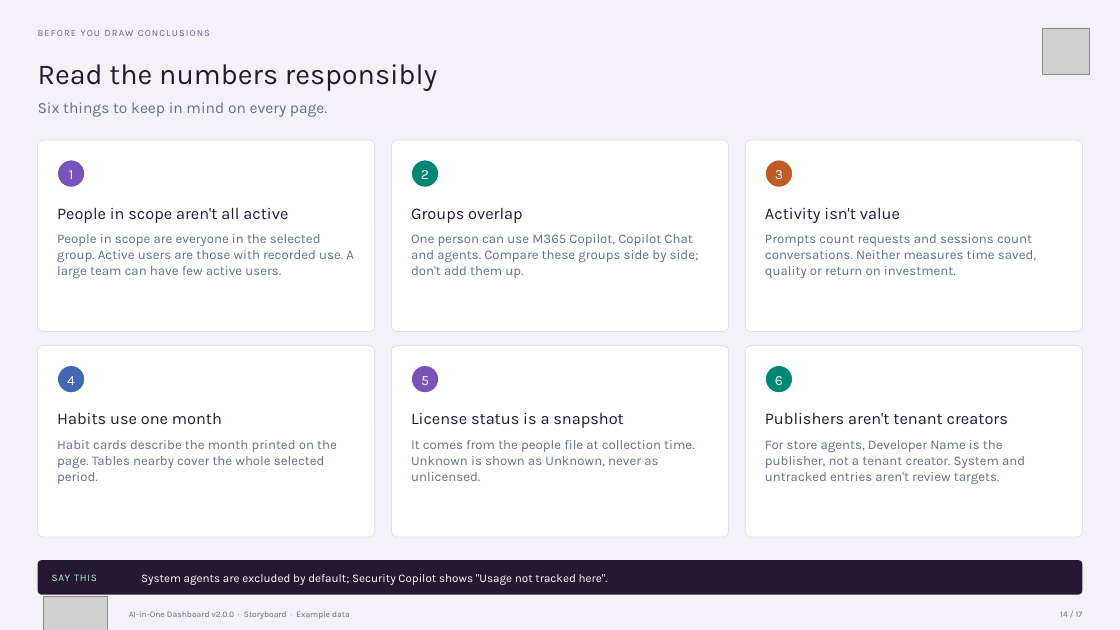
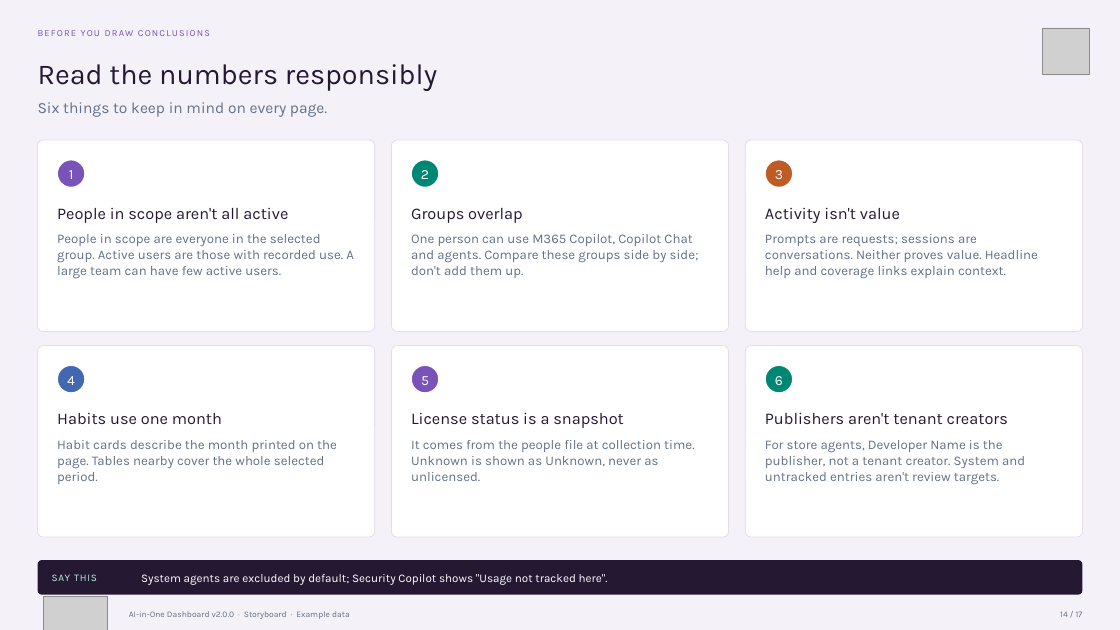
Before and after one commit to microsoft/AI-in-One-Dashboard, a slide deck: slide 14 of AI-in-One-v2.0.0-Storyboard.pptx. Drawn at 1120x630 pixels with LibreOffice and Linux fonts; fonts in the diff are those of the drawing; grey boxes stand for pictures. Boxes give left, top, right and bottom in pixels: in the first picture for what was removed or moved away, otherwise in the second. Text is boxed around its words. In the diff, an @@ line names an element or a change of style, - is before the commit and + after.

```diff
--- a/AI-in-One-v2.0.0-Storyboard.pptx
+++ b/AI-in-One-v2.0.0-Storyboard.pptx
@@ text at (x1=765, y1=234, x2=1038, y2=278): text changed @@
-Prompts count requests and sessions count conversations. Neither measures time saved, quality or return on investment.
+Prompts are requests; sessions are conversations. Neither proves value. Headline help and coverage links explain context.
```
Also in this commit, not shown: 11 other slides changed, 28 other files.
